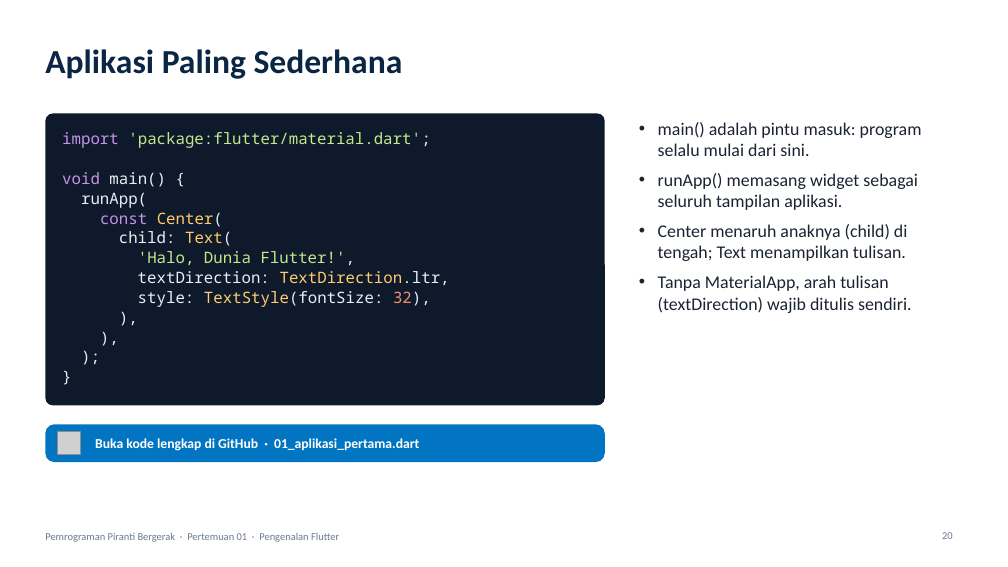
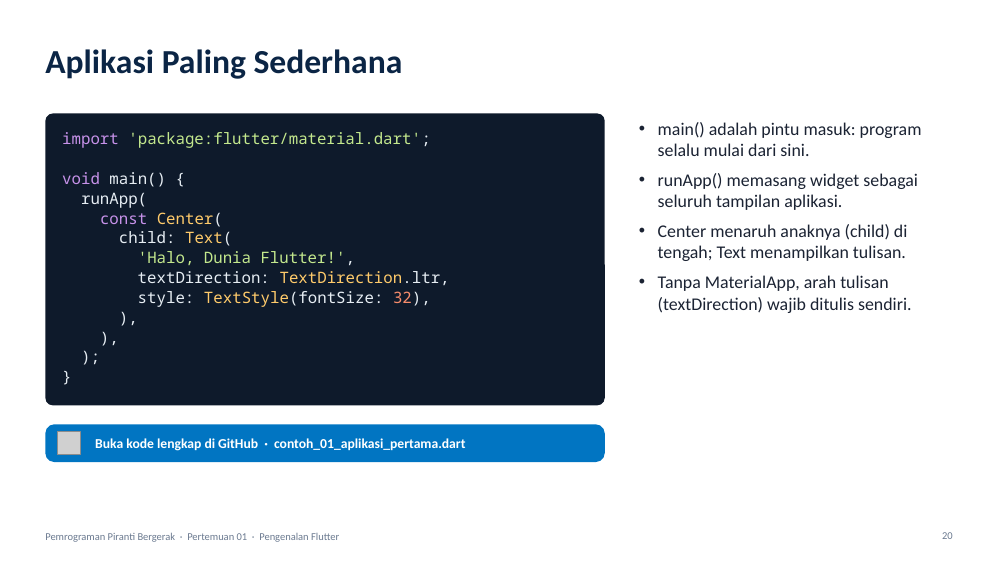
Before and after one commit to antonprafanto/mobile2026, a slide deck: slide 20 of pertemuan_01_pengenalan_flutter/slide/PERTEMUAN_01_Pengenalan_Flutter.pptx. Drawn at 1008x567 pixels with LibreOffice and Linux fonts; fonts in the diff are those of the drawing; grey boxes stand for pictures. Boxes give left, top, right and bottom in pixels: in the first picture for what was removed or moved away, otherwise in the second. Text is boxed around its words. In the diff, an @@ line names an element or a change of style, - is before the commit and + after.

```diff
--- a/pertemuan_01_pengenalan_flutter/slide/PERTEMUAN_01_Pengenalan_Flutter.pptx
+++ b/pertemuan_01_pengenalan_flutter/slide/PERTEMUAN_01_Pengenalan_Flutter.pptx
@@ text in rounded rectangle at (95,438,465,451): text changed @@
-Buka kode lengkap di GitHub · 01_aplikasi_pertama.dart
+Buka kode lengkap di GitHub · contoh_01_aplikasi_pertama.dart
```
Also in this commit, not shown: 5 other slides changed, 32 other files.
